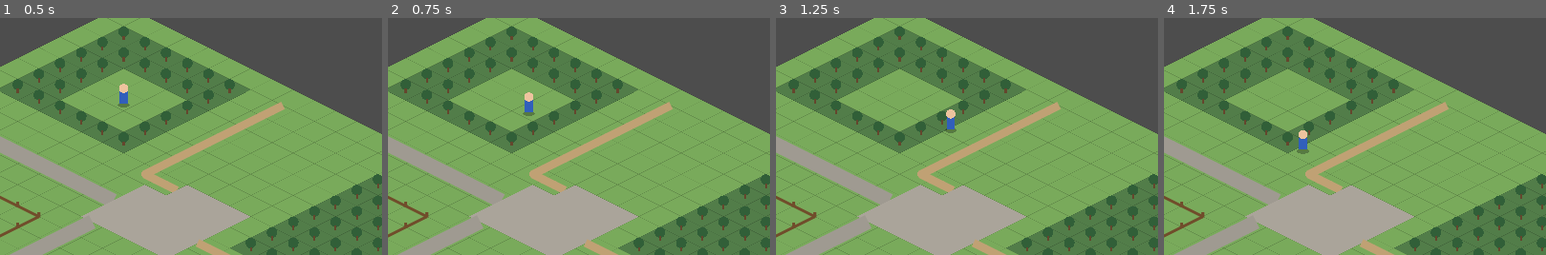
Above: before the commit, frames 1-4 (left to right).
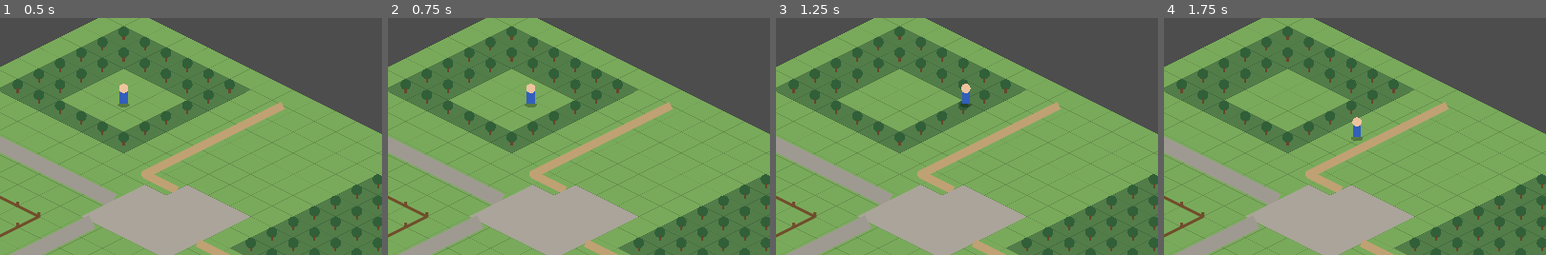
Above: after the commit, the same moments.

Repository: hkolberg/lille-gaardsliv
Game: Godot game, scene res://main.tscn
The game is run twice, just before and just after one commit, with the same random seed, the same clock (stepped at 60 frames per second) and the same inputs.
Inputs (mouse positions are % of the whole screen's width and height, from its top left):
- Up to frame 1 (0.5 s): no input
- Up to frame 2 (0.75 s): tap Enter at 0.5 s; move the mouse to (72, 48) at 0.52 s; hold D (move_right) from 0.53 s (still down); click (72, 48) at 0.67 s
- Up to frame 3 (1.25 s): keep holding D (move_right)
- Up to frame 4 (1.75 s): tap Space at 1.25 s; move the mouse to (30, 59) at 1.27 s; release D (move_right) at 1.28 s; hold S (move_down) from 1.28 s (still down)
The pictures show only the part of the screen within x 34-84%, y 12-62%; the shares and areas given below are measured in that part.

Frame 1 is identical in both runs. In frame 2, 0.3% of the frame differs, in the area x 35-39%, y 27-42%; in frame 3, 0.4%; in frame 4, 0.4%, in the area x 34-52%, y 41-58%.

Commit message:
Map arrow keys to screen directions

Diff:
--- a/godot/main.gd
+++ b/godot/main.gd
@@ -153,10 +153,14 @@
 	queue_redraw()
 
 func _try_move_grid(input: Vector2, screen_distance: float) -> void:
-	# Keyboard movement is accumulated in grid space, not screen space.
-	# This prevents floating-point round trips through _screen_to_grid() from
-	# slowly pulling diagonal movement away from the intended grid axis.
-	var raw_grid_dir := Vector2(input.x, input.y)
+	# Arrow/WASD directions are screen-relative:
+	# Up/down move vertically on screen, left/right horizontally.
+	# Combined keys therefore line up with the diagonal isometric tile axes.
+	# Motion is still accumulated directly in grid space to avoid drift.
+	var raw_grid_dir := Vector2(
+		input.x + input.y,
+		-input.x + input.y
+	)
 	if raw_grid_dir == Vector2.ZERO:
 		return
 
